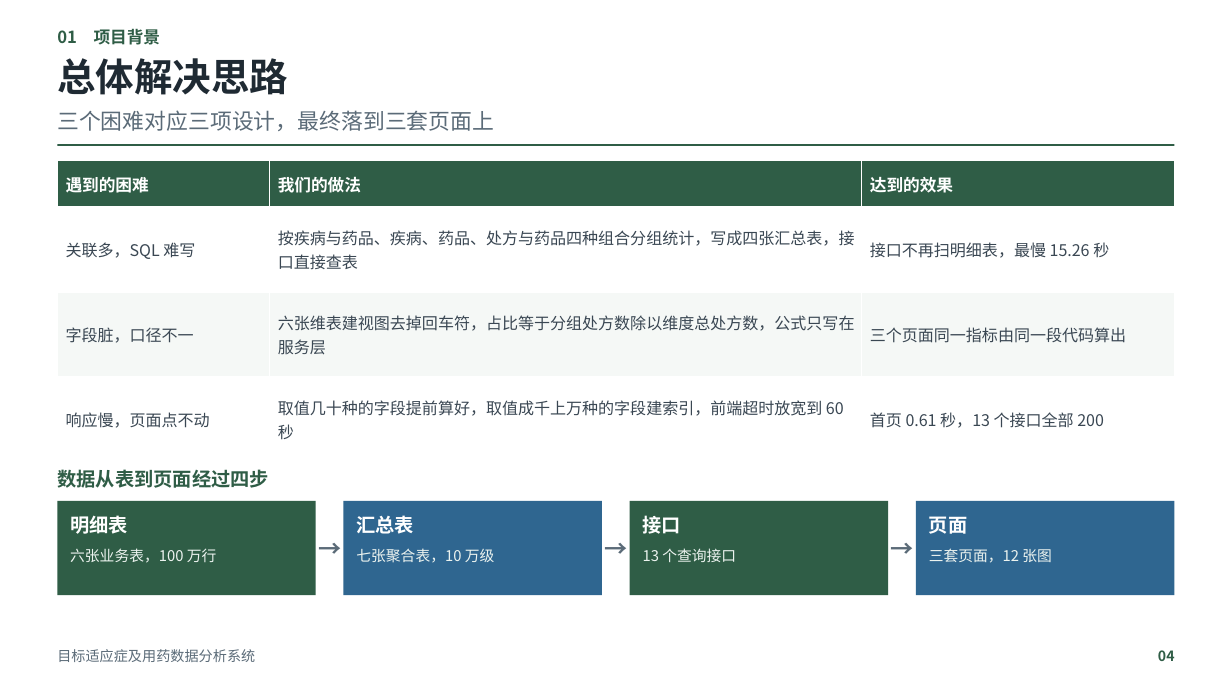
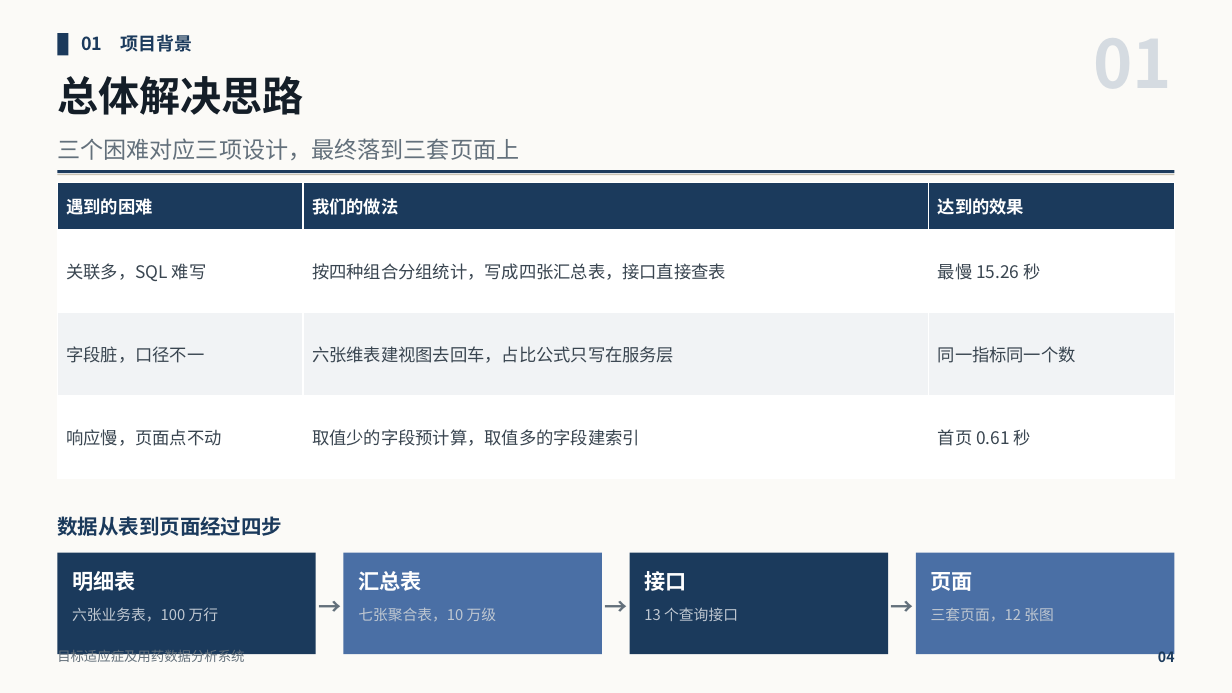
Before and after one commit to Jing-Zhan/medicine-analysis, a slide deck: slide 4 of docs/ppt/目标适应症及用药数据分析系统_汇报PPT.pptx. Drawn at 1232x693 pixels with LibreOffice and Linux fonts; fonts in the diff are those of the drawing. Boxes give left, top, right and bottom in pixels: in the first picture for what was removed or moved away, otherwise in the second. Text is boxed around its words. In the diff, an @@ line names an element or a change of style, - is before the commit and + after.

```diff
--- a/docs/ppt/目标适应症及用药数据分析系统_汇报PPT.pptx
+++ b/docs/ppt/目标适应症及用药数据分析系统_汇报PPT.pptx
@@ rectangle added at bbox=[0, 0, 1232, 693], fill #FBFAF7 @@
@@ text "01 项目背景": place and size @@
-text "01 项目背景" at bbox=[57, 29, 161, 45]
+text "01 项目背景" at bbox=[81, 34, 193, 52]
@@ text "01 项目背景" at bbox=[81, 34, 193, 52]: size 13 to 14 pt, text colour #2F5D46 to #1B3A5C; line spacing 1.14 to 1.16 @@
@@ rectangle added at bbox=[57, 33, 68, 55], fill #1B3A5C @@
@@ text "总体解决思路": place and size @@
-text "总体解决思路" at bbox=[57, 58, 288, 95]
+text "总体解决思路" at bbox=[57, 76, 303, 115]
@@ text "总体解决思路" at bbox=[57, 76, 303, 115]: size 30 to 32 pt, text colour #1F2A33 to #141E28; line spacing 1.14 to 1.16 @@
@@ text "三个困难对应三项设计，最终落到三套页面上": place and size @@
-text "三个困难对应三项设计，最终落到三套页面上" at bbox=[57, 110, 494, 131]
+text "三个困难对应三项设计，最终落到三套页面上" at bbox=[57, 138, 519, 160]
@@ text "三个困难对应三项设计，最终落到三套页面上" at bbox=[57, 138, 519, 160]: size 17 to 18 pt, text colour #5B6B78 to #63707B; line spacing 1.14 to 1.16 @@
@@ rectangle: place and size @@
-rectangle at bbox=[57, 144, 1175, 146]
+rectangle at bbox=[57, 170, 1175, 174]
@@ rectangle added at bbox=[57, 175, 1175, 176], fill #C9C2B2 @@
@@ table at bbox=[57, 183, 1175, 479] @@
-row 2, column 2: 按疾病与药品、疾病、药品、处方与药品四种组合分组统计，写成四张汇总表，接口直接查表
+row 2, column 2: 按四种组合分组统计，写成四张汇总表，接口直接查表
-row 2, column 3: 接口不再扫明细表，最慢 15.26 秒
+row 2, column 3: 最慢 15.26 秒
-row 3, column 2: 六张维表建视图去掉回车符，占比等于分组处方数除以维度总处方数，公式只写在服务层
+row 3, column 2: 六张维表建视图去回车，占比公式只写在服务层
-row 3, column 3: 三个页面同一指标由同一段代码算出
+row 3, column 3: 同一指标同一个数
-row 4, column 2: 取值几十种的字段提前算好，取值成千上万种的字段建索引，前端超时放宽到 60 秒
+row 4, column 2: 取值少的字段预计算，取值多的字段建索引
-row 4, column 3: 首页 0.61 秒，13 个接口全部 200
+row 4, column 3: 首页 0.61 秒
@@ fill #2F5D46 to #1B3A5C in row 1 @@
@@ fill #F5F8F6 to #F1F3F5 in row 3 @@
@@ size 13 to 13.5 pt in "遇到的困难", "我们的做法", "达到的效果" @@
@@ size 12.5 to 13.5 pt, text colour #3A4753 to #394550 in "关联多，SQL 难写", "字段脏，口径不一", "响应慢，页面点不动" @@
@@ table: place and size @@
-table at bbox=[57, 161, 1176, 462]
+table at bbox=[57, 183, 1175, 479]
@@ text "数据从表到页面经过四步": place and size @@
-text "数据从表到页面经过四步" at bbox=[57, 469, 269, 488]
+text "数据从表到页面经过四步" at bbox=[57, 516, 282, 536]
@@ text "数据从表到页面经过四步" at bbox=[57, 516, 282, 536]: size 15 to 16 pt, text colour #2F5D46 to #1B3A5C; line spacing 1.14 to 1.16 @@
@@ rectangle: place and size @@
-rectangle at bbox=[57, 501, 316, 595]
+rectangle at bbox=[57, 553, 316, 654]
@@ rectangle: place and size @@
-rectangle at bbox=[344, 501, 603, 595]
+rectangle at bbox=[344, 553, 603, 654]
@@ rectangle at bbox=[344, 553, 603, 654]: fill #2F6690 to #4A6FA5 @@
@@ size 15 to 16.5 pt; line spacing 1.14 to 1.16 in 4 elements at bbox=[644, 571, 686, 591], bbox=[931, 572, 973, 591], bbox=[72, 571, 135, 591], bbox=[358, 571, 421, 591] @@
@@ fill #2F5D46 to #1B3A5C in 3 elements at bbox=[57, 170, 1175, 174], bbox=[57, 553, 316, 654], bbox=[630, 553, 889, 654] @@
@@ rectangle: place and size @@
-rectangle at bbox=[630, 501, 889, 595]
+rectangle at bbox=[630, 553, 889, 654]
@@ rectangle at bbox=[916, 553, 1175, 654]: fill #2F6690 to #4A6FA5 @@
@@ rectangle: place and size @@
-rectangle at bbox=[916, 501, 1175, 595]
+rectangle at bbox=[916, 553, 1175, 654]
@@ 7 texts: place and size @@
-7 texts at bbox=[70, 515, 967, 558]
+7 texts at bbox=[72, 571, 973, 617]
@@ text colour #5B6B78 to #63707B; line spacing 1.14 to 1.16 in 3 elements at bbox=[604, 588, 628, 617], bbox=[318, 588, 342, 617], bbox=[890, 588, 914, 617] @@
@@ 4 texts: place and size @@
-4 texts at bbox=[70, 548, 1052, 563]
+4 texts at bbox=[72, 607, 1054, 622]
@@ text colour #ECF3EF to #BFC7D1 in 4 elements at bbox=[358, 607, 497, 621], bbox=[644, 607, 738, 621], bbox=[931, 608, 1054, 622], bbox=[72, 607, 219, 622] @@
@@ text "目标适应症及用药数据分析系统" at bbox=[57, 647, 244, 665]: size 11 to 10.5 pt, text colour #5B6B78 to #63707B; line spacing 1.14 to 1.16 @@
@@ text "04" at bbox=[1158, 648, 1175, 666]: text colour #2F5D46 to #1B3A5C; line spacing 1.14 to 1.16 @@
```
Also in this commit, not shown: 25 other slides changed, 5 other files.
